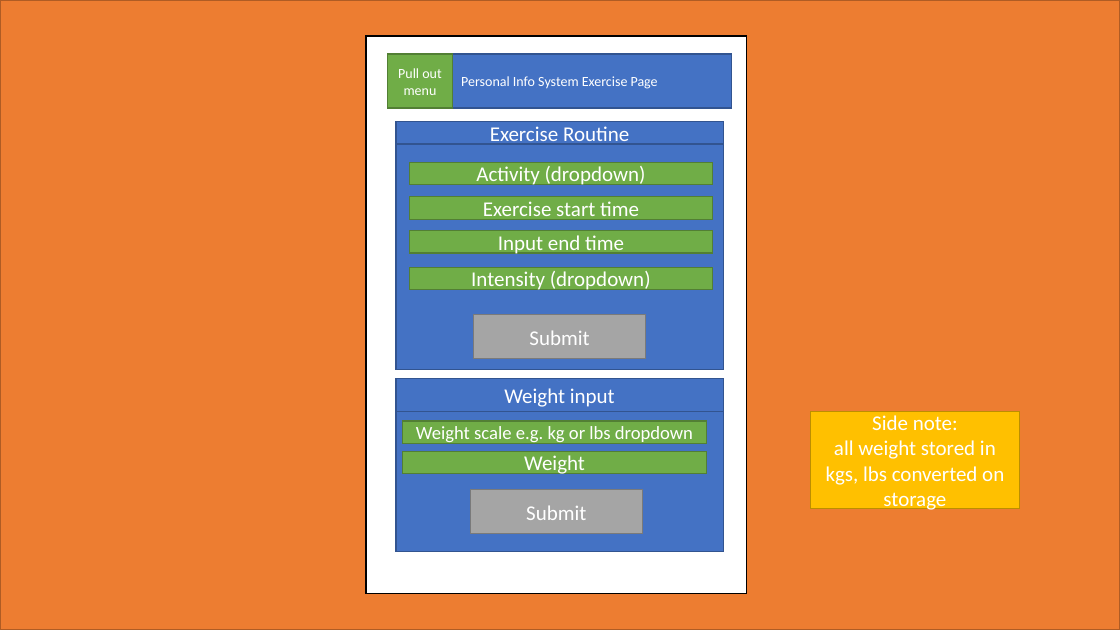
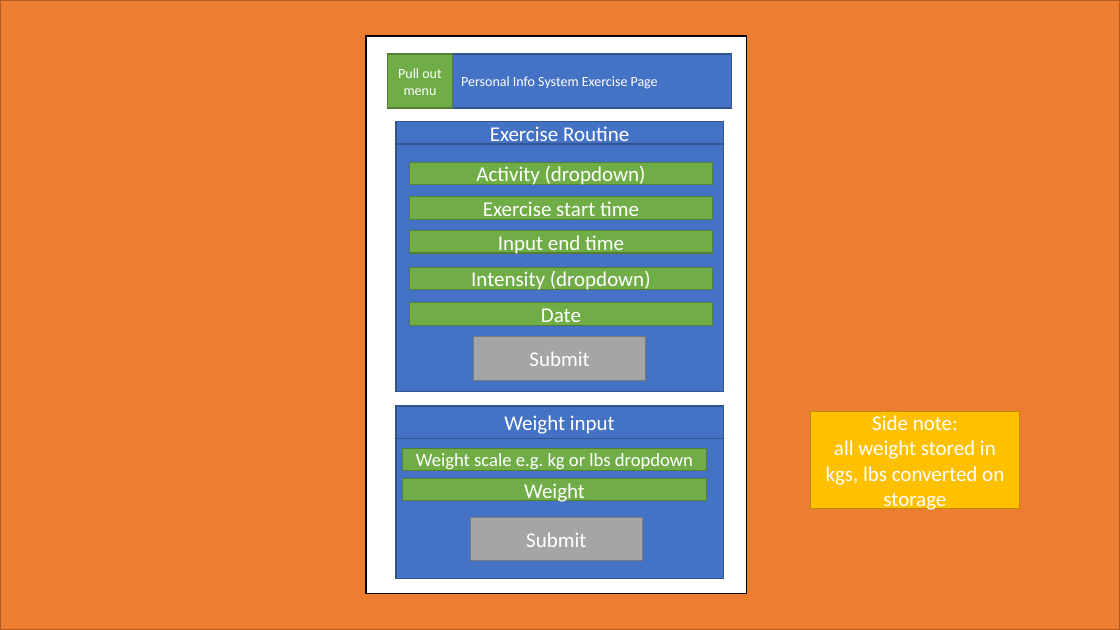
Before and after one commit to CM10313-Group-19/Personal-Infomatics-Software, a slide deck: slide 8 of ProjectInformation/Powerpoint designs/V1/powerpoint design.pptx (slide 7 before the commit). Drawn at 1120x630 pixels with LibreOffice and Linux fonts; fonts in the diff are those of the drawing. Boxes give left, top, right and bottom in pixels: in the first picture for what was removed or moved away, otherwise in the second. Text is boxed around its words. In the diff, an @@ line names an element or a change of style, - is before the commit and + after.

```diff
--- a/ProjectInformation/Powerpoint designs/V1/powerpoint design.pptx
+++ b/ProjectInformation/Powerpoint designs/V1/powerpoint design.pptx
@@ rectangle: place and size @@
-rectangle at (396,144,723,370)
+rectangle at (396,144,723,391)
@@ rectangle added at (409,303,713,326), fill #70AD47, outline #538035 1 pt, 18 pt, text #FFFFFF @@
+Date
@@ rectangle "Submit": place and size @@
-rectangle "Submit" at (474,315,646,359)
+rectangle "Submit" at (474,337,646,381)
@@ rectangle "Weight input": place and size @@
-rectangle "Weight input" at (396,379,723,412)
+rectangle "Weight input" at (396,406,723,439)
@@ rectangle: place and size @@
-rectangle at (396,380,723,552)
+rectangle at (396,407,723,579)
@@ 3 rectangles: place and size @@
-3 rectangles at (402,421,707,534)
+3 rectangles at (402,449,707,561)
```
Also in this commit, not shown: 6 other slides changed, 13 slides added.
